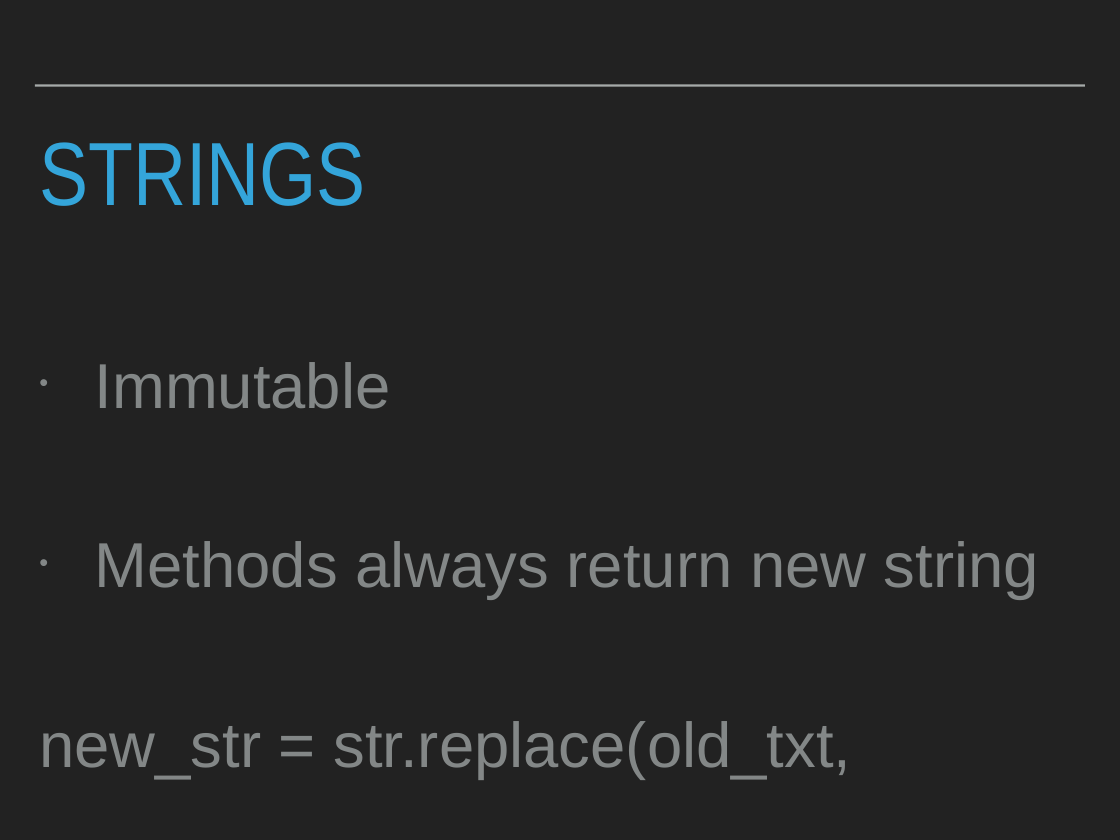
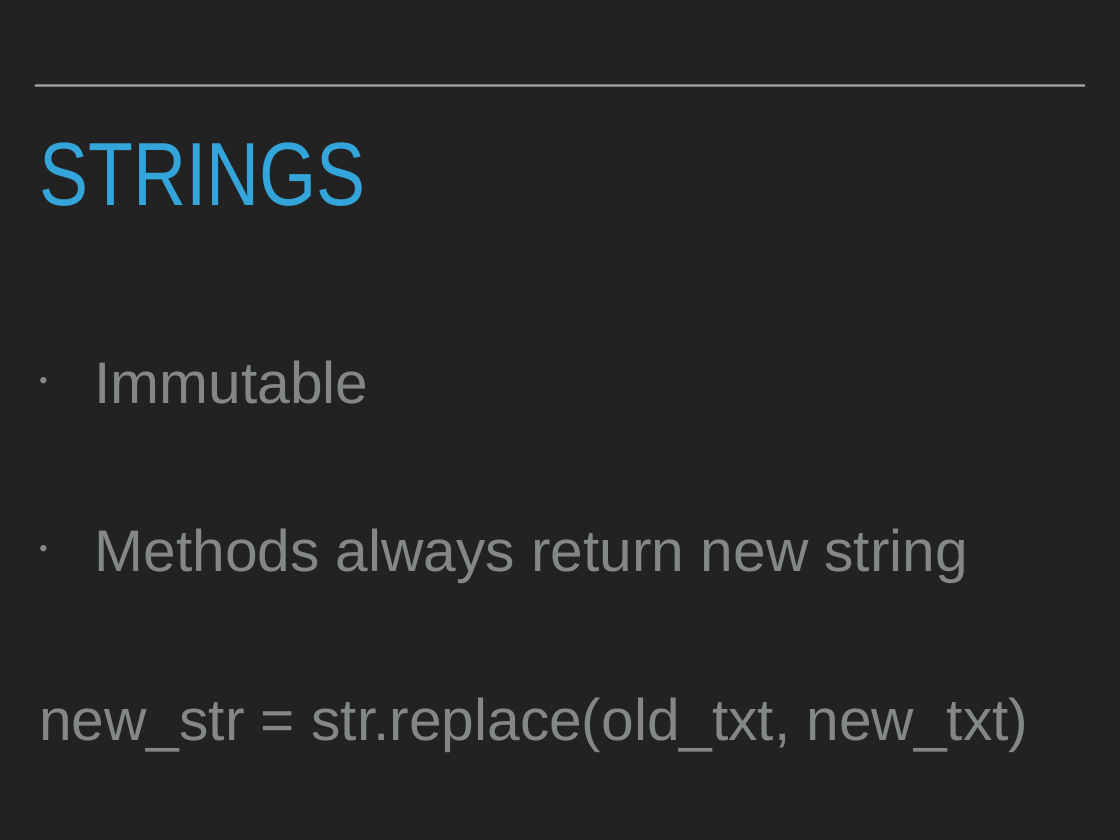
Before and after one commit to patricks1/python-for-data-science, a slide deck: slide 20 of Session02/Session2_Slides.pptx. Drawn at 1120x840 pixels with LibreOffice and Linux fonts; fonts in the diff are those of the drawing. Boxes give left, top, right and bottom in pixels: in the first picture for what was removed or moved away, otherwise in the second. Text is boxed around its words. In the diff, an @@ line names an element or a change of style, - is before the commit and + after.

Commit message:
some ppt formatting changes

```diff
--- a/Session02/Session2_Slides.pptx
+++ b/Session02/Session2_Slides.pptx
@@ text "Immutable" at [39, 360, 1029, 751]: size 58 to 53.6 pt @@
```
Also in this commit, not shown: 1 other slide changed.
